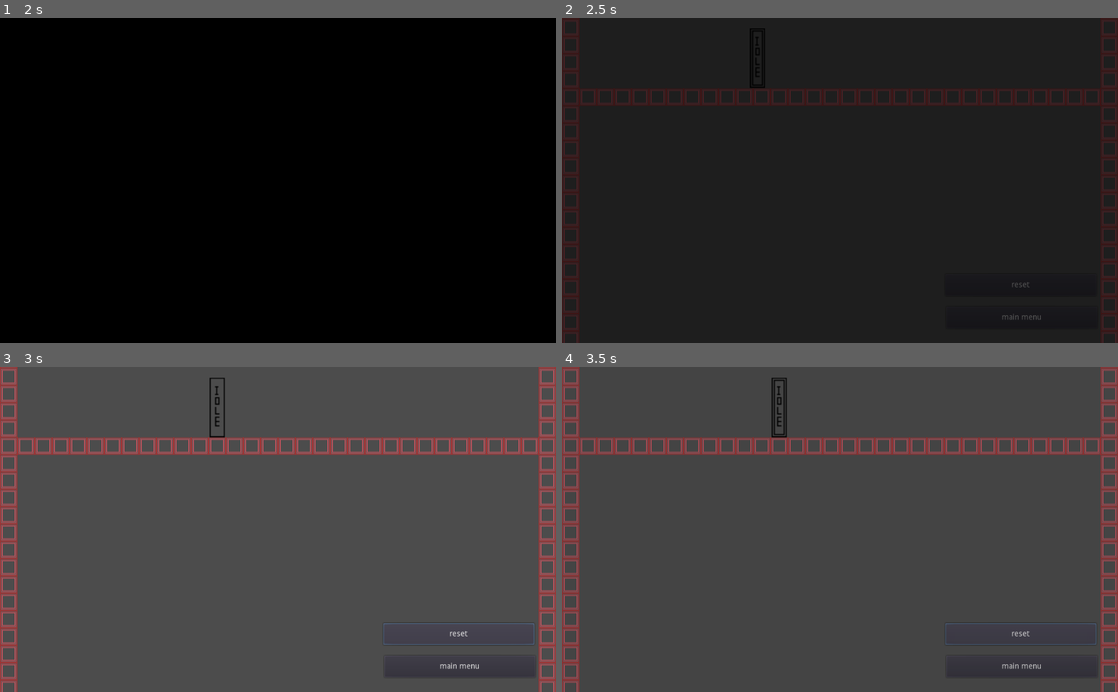
Above: before the commit, frames 1-4 (two rows, left to right).
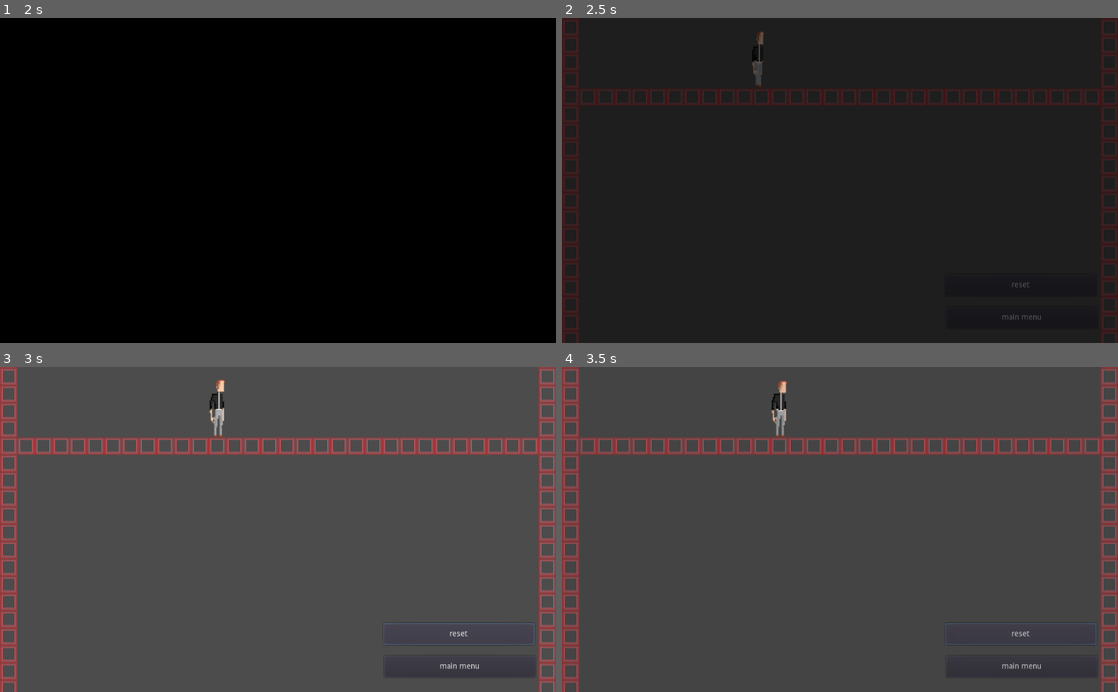
Above: after the commit, the same moments.

Repository: poetahto/Flop-Game
Game: Godot game, scene res://src/scenes/MainMenu.tscn
Same seed, same stepped clock (60 frames per second), same inputs: the game is played once before the commit and once after it. Before the commit the project starts from res://src/levels/Main Menu.tscn.
Inputs:
- Up to frame 1 (2 s): click "play game" at 0.5 s; click "play game" at 1.25 s
- Up to frame 2 (2.5 s): hold D (move_right) from 2.03 s (still down)
- Up to frame 3 (3 s): release D (move_right) at 2.75 s; click "reset" at 2.75 s
- Up to frame 4 (3.5 s): no input

Frame 1 is identical in both runs. In frame 2, 0.3% of the frame differs, in the area x 33-37%, y 3-22%; in frame 3, 0.4%; in frame 4, 0.4%, in the area x 37-41%, y 3-22%.

Commit message:
added tylers animations to the game, implimented walking cycle

Diff:
--- a/project.godot
+++ b/project.godot
@@ -27,7 +27,7 @@
 [application]
 
 config/name="Flop"
-run/main_scene="res://src/levels/Main Menu.tscn"
+run/main_scene="res://src/scenes/MainMenu.tscn"
 config/icon="res://icon.png"
 
 [autoload]
--- a/src/scenes/Player.tscn
+++ b/src/scenes/Player.tscn
@@ -1,14 +1,60 @@
-[gd_scene load_steps=11 format=2]
+[gd_scene load_steps=28 format=2]
 
 [ext_resource path="res://assets/sprites/Player Idle.png" type="Texture" id=1]
 [ext_resource path="res://src/scripts/Player.gd" type="Script" id=2]
 [ext_resource path="res://assets/sprites/Player Falling.png" type="Texture" id=3]
+[ext_resource path="res://assets/sprites/Player Walking.png" type="Texture" id=4]
 
 [sub_resource type="RectangleShape2D" id=1]
 extents = Vector2( 45.7264, 16.3162 )
 
 [sub_resource type="RectangleShape2D" id=2]
-extents = Vector2( 13.2368, 53.9987 )
+extents = Vector2( 12.5946, 51.1805 )
+
+[sub_resource type="AtlasTexture" id=15]
+flags = 4
+atlas = ExtResource( 4 )
+region = Rect2( 0, 0, 16, 57 )
+
+[sub_resource type="AtlasTexture" id=16]
+flags = 4
+atlas = ExtResource( 4 )
+region = Rect2( 16, 0, 16, 57 )
+
+[sub_resource type="AtlasTexture" id=17]
+flags = 4
+atlas = ExtResource( 4 )
+region = Rect2( 32, 0, 16, 57 )
+
+[sub_resource type="AtlasTexture" id=18]
+flags = 4
+atlas = ExtResource( 4 )
+region = Rect2( 48, 0, 16, 57 )
+
+[sub_resource type="AtlasTexture" id=19]
+flags = 4
+atlas = ExtResource( 4 )
+region = Rect2( 64, 0, 16, 57 )
+
+[sub_resource type="AtlasTexture" id=20]
+flags = 4
+atlas = ExtResource( 4 )
+region = Rect2( 80, 0, 16, 57 )
+
+[sub_resource type="AtlasTexture" id=21]
+flags = 4
+atlas = ExtResource( 4 )
+region = Rect2( 96, 0, 16, 57 )
+
+[sub_resource type="AtlasTexture" id=22]
+flags = 4
+atlas = ExtResource( 4 )
+region = Rect2( 112, 0, 16, 57 )
+
+[sub_resource type="AtlasTexture" id=23]
+flags = 4
+atlas = ExtResource( 4 )
+region = Rect2( 128, 0, 16, 57 )
 
 [sub_resource type="AtlasTexture" id=3]
 flags = 4
@@ -23,24 +69,64 @@
 [sub_resource type="AtlasTexture" id=5]
 flags = 4
 atlas = ExtResource( 1 )
-region = Rect2( 0, 0, 14, 55 )
+region = Rect2( 0, 0, 16, 57 )
 
 [sub_resource type="AtlasTexture" id=6]
 flags = 4
 atlas = ExtResource( 1 )
-region = Rect2( 14, 0, 14, 55 )
+region = Rect2( 16, 0, 16, 57 )
 
-[sub_resource type="SpriteFrames" id=7]
+[sub_resource type="AtlasTexture" id=7]
+flags = 4
+atlas = ExtResource( 1 )
+region = Rect2( 32, 0, 16, 57 )
+
+[sub_resource type="AtlasTexture" id=8]
+flags = 4
+atlas = ExtResource( 1 )
+region = Rect2( 48, 0, 16, 57 )
+
+[sub_resource type="AtlasTexture" id=9]
+flags = 4
+atlas = ExtResource( 1 )
+region = Rect2( 64, 0, 16, 57 )
+
+[sub_resource type="AtlasTexture" id=10]
+flags = 4
+atlas = ExtResource( 1 )
+region = Rect2( 80, 0, 16, 57 )
+
+[sub_resource type="AtlasTexture" id=11]
+flags = 4
+atlas = ExtResource( 1 )
+region = Rect2( 96, 0, 16, 57 )
+
+[sub_resource type="AtlasTexture" id=12]
+flags = 4
+atlas = ExtResource( 1 )
+region = Rect2( 112, 0, 16, 57 )
+
+[sub_resource type="AtlasTexture" id=13]
+flags = 4
+atlas = ExtResource( 1 )
+region = Rect2( 128, 0, 16, 57 )
+
+[sub_resource type="SpriteFrames" id=14]
 animations = [ {
+"frames": [ SubResource( 15 ), SubResource( 16 ), SubResource( 17 ), SubResource( 18 ), SubResource( 19 ), SubResource( 20 ), SubResource( 21 ), SubResource( 22 ), SubResource( 23 ) ],
+"loop": true,
+"name": "Walking",
+"speed": 9.0
+}, {
 "frames": [ SubResource( 3 ), SubResource( 4 ) ],
 "loop": true,
 "name": "Falling",
 "speed": 5.0
 }, {
-"frames": [ SubResource( 5 ), SubResource( 6 ) ],
+"frames": [ SubResource( 5 ), SubResource( 6 ), SubResource( 7 ), SubResource( 8 ), SubResource( 9 ), SubResource( 10 ), SubResource( 11 ), SubResource( 12 ), SubResource( 13 ) ],
 "loop": true,
 "name": "Idle",
-"speed": 2.0
+"speed": 8.0
 } ]
 
 [node name="Player" type="KinematicBody2D"]
@@ -53,7 +139,7 @@
 disabled = true
 
 [node name="Player Collider Idle" type="CollisionShape2D" parent="."]
-position = Vector2( 0, -38.467 )
+position = Vector2( 0, -35.467 )
 shape = SubResource( 2 )
 
 [node name="Player Camera" type="Camera2D" parent="."]
@@ -69,7 +155,7 @@
 [node name="Player Animation" type="AnimatedSprite" parent="."]
 position = Vector2( 0, -39.3331 )
 scale = Vector2( 2, 2 )
-frames = SubResource( 7 )
+frames = SubResource( 14 )
 animation = "Idle"
-frame = 1
+frame = 6
 playing = true
--- a/src/levels/TestLevel.tscn
+++ b/src/scenes/TestLevel.tscn
@@ -75,10 +75,10 @@
 position = Vector2( 293.506, -3763.56 )
 collision/safe_margin = 0.8
 
-[node name="CanvasLayer" type="CanvasLayer" parent="."]
+[node name="dev buttons" type="CanvasLayer" parent="."]
 layer = 0
 
-[node name="reset button" type="Button" parent="CanvasLayer"]
+[node name="reset button" type="Button" parent="dev buttons"]
 margin_left = 705.632
 margin_top = 472.632
 margin_right = 983.632
@@ -89,7 +89,7 @@
 "_edit_use_anchors_": false
 }
 
-[node name="main menu button" type="Button" parent="CanvasLayer"]
+[node name="main menu button" type="Button" parent="dev buttons"]
 margin_left = 707.737
 margin_top = 532.632
 margin_right = 985.737
--- a/src/scripts/Play Button.gd
+++ b/src/scripts/Play Button.gd
@@ -1,4 +1,4 @@
 extends Button
 
 func _pressed() -> void:
-	SceneChanger.change_scene("res://src/levels/TestLevel.tscn")
+	SceneChanger.change_scene("res://src/scenes/TestLevel.tscn")
--- a/src/scripts/Player.gd
+++ b/src/scripts/Player.gd
@@ -3,6 +3,10 @@
 
 export var max_speed = Vector2(500.0, 300.0)
 export var gravity: = 10.0
+
+onready var player_animation = get_node("Player Animation");
+onready var player_collider_falling = get_node("Player Collider Falling")
+onready var player_collider_idle = get_node("Player Collider Idle")
 
 # The X value shows the direction a player should be moving as a float,
 # ranging from -1 to 1. The Y value is always zero.
@@ -30,14 +34,25 @@
 	velocity = move_and_slide(velocity, Vector2(0, -1))
 
 func _update_animation() -> void:
-	if is_on_floor() and get_node("Player Animation").get_animation() == "Falling":
+
+	if(direction.x != 0):
+		if(direction.x <= 0): player_animation.set_flip_h(true)
+		if(direction.x >= 0): player_animation.set_flip_h(false)
+
+	if is_on_floor() and direction.x == 0 and player_animation.get_animation() != "Idle":
 		max_speed.x = 150
-		get_node("Player Animation").set_animation("Idle")
-		get_node("Player Collider Falling").set_disabled(true)
-		get_node("Player Collider Idle").set_disabled(false)
+		player_animation.set_animation("Idle")
+		player_collider_falling.set_disabled(true)
+		player_collider_idle.set_disabled(false)
 
-	elif !is_on_floor() and get_node("Player Animation").get_animation() == "Idle":
+	elif is_on_floor() and direction.x != 0 and player_animation.get_animation() != "Walking":
+		max_speed.x = 150
+		player_animation.set_animation("Walking")
+		player_collider_falling.set_disabled(true)
+		player_collider_idle.set_disabled(false)
+
+	elif !is_on_floor() and player_animation.get_animation() != "Falling":
 		max_speed.x = 400
-		get_node("Player Animation").set_animation("Falling")
-		get_node("Player Collider Idle").set_disabled(true)
-		get_node("Player Collider Falling").set_disabled(false)
+		player_animation.set_animation("Falling")
+		player_collider_idle.set_disabled(true)
+		player_collider_falling.set_disabled(false)
--- a/src/scripts/main menu button.gd
+++ b/src/scripts/main menu button.gd
@@ -1,4 +1,4 @@
 extends Button
 
 func _pressed() -> void:
-	SceneChanger.change_scene("res://src/levels/Main Menu.tscn")
+	SceneChanger.change_scene("res://src/scenes/MainMenu.tscn")
--- a/src/scripts/reset button.gd
+++ b/src/scripts/reset button.gd
@@ -1,4 +1,4 @@
 extends Button
 
 func _pressed() -> void:
-	SceneChanger.change_scene("res://src/levels/TestLevel.tscn")
+	SceneChanger.change_scene("res://src/scenes/TestLevel.tscn")
Binary file added: assets/sprites/Player Idle.aseprite
Binary file changed: assets/sprites/Player Idle.png
Binary file added: assets/sprites/Player Walking.aseprite
Binary file added: assets/sprites/Player Walking.png
Not shown, added: assets/sprites/Player Walking.png.import
Renamed: src/levels/Main Menu.tscn -> src/scenes/MainMenu.tscn
